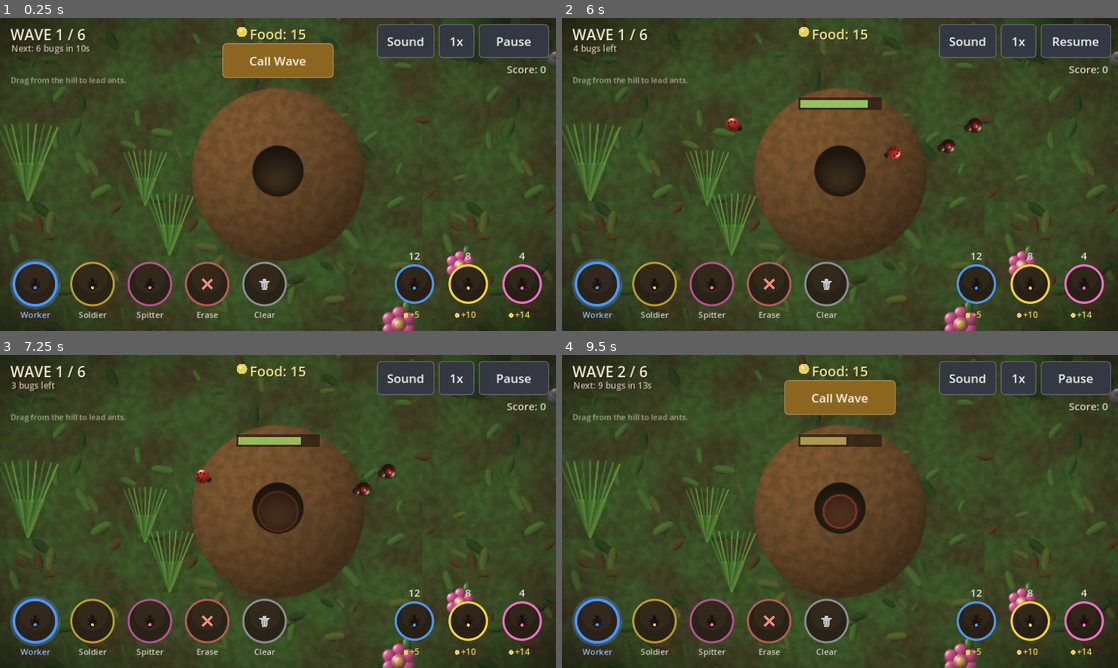
Above: before the commit, frames 1-4 (two rows, left to right).
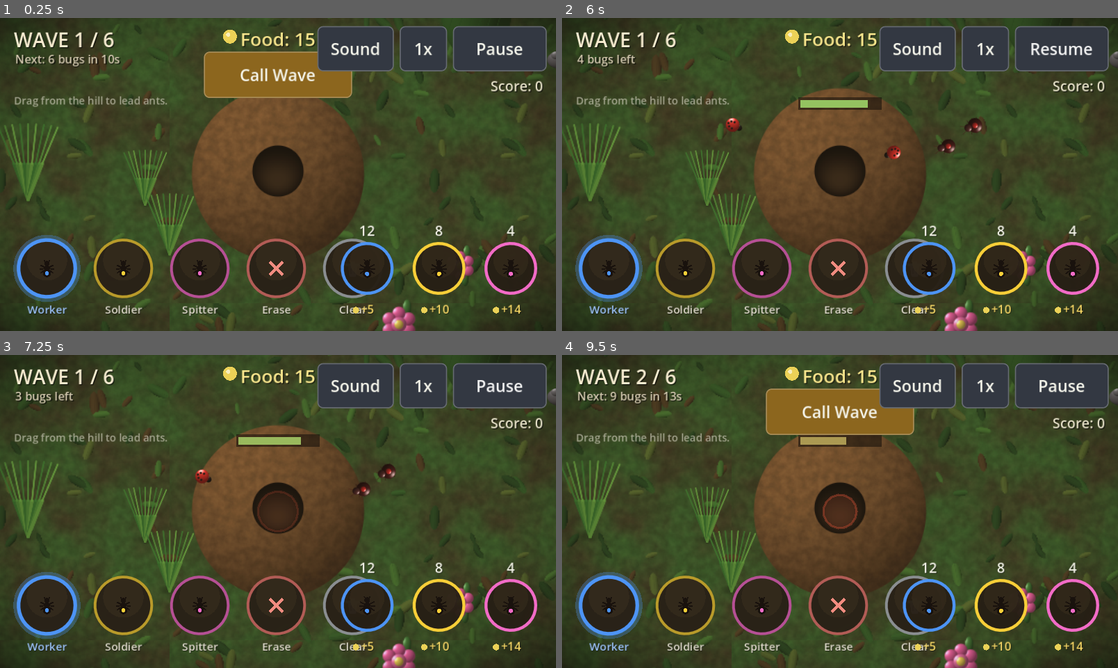
Above: after the commit, the same moments.

Repository: getarsenal/colony-commander
Game: Godot game, scene res://scenes/Main.tscn
Two runs of this game, one before a commit and one after it. Both use one fixed random seed, a clock stepped at 60 frames per second and the inputs below.
Inputs (mouse positions are in pixels of both pictures, inside the frame that each line leads up to):
- Up to frame 1 (0.25 s): no input
- Up to frame 2 (6 s): click "Call Wave" at 0.5 s; click "1x" at 1.25 s; click "2x" at 2 s; click "1x" at 2.75 s; click "2x" at 3.5 s; click "1x" at 4.25 s; click "2x" at 5 s; click "Pause" at 5.75 s
- Up to frame 3 (7.25 s): click "Resume" at 6.5 s
- Up to frame 4 (9.5 s): click "Sound" at 7.25 s; click "Muted" at 8 s; tap Enter at 8.75 s; drag from (595, 627) to (895, 442) at 8.77 s

The runs differ from the first frame. In frame 1, 24% of the frame differs, in the area x 0-100%, y 0-100%; in frame 2, 21%; in frame 3, 21%; in frame 4, 24%.

Commit message:
Bigger UI (smaller base res) + reliable cache-busting
- "Too small" fixed at the root: base viewport 1280x720 -> 960x540 so the whole
  UI scales up ~33% on phones. Camera zoom 2.6 -> 1.95 to keep the world framing
  and gameplay feel identical (UI scales with stretch only; world scales with
  stretch x zoom, so dropping zoom proportionally cancels the change for the
  world while the UI grows).
- Cache-busting: CI now renames the web assets per commit (index.<sha8>.wasm/
  pck/js/...) and repoints index.html, plus a no-cache hint on the HTML, so a
  deploy actually reaches the device instead of serving a stale cached pck.
  (This is why the previous HUD/Call-Wave fixes appeared "still broken".)

Verified bigger + non-overlapping at 844x390 via xvfb render; cache-bust rename/
sed verified locally (all refs resolve). Parses clean; smoke clean; web exported.

https://claude.ai/code/session_011hkUGhTeefueTvzyEjhAPX

Diff:
--- a/project.godot
+++ b/project.godot
@@ -18,8 +18,8 @@
 
 [display]
 
-window/size/viewport_width=1280
-window/size/viewport_height=720
+window/size/viewport_width=960
+window/size/viewport_height=540
 window/stretch/mode="canvas_items"
 window/stretch/aspect="expand"
 window/handheld/orientation="landscape"
--- a/scenes/main.gd
+++ b/scenes/main.gd
@@ -5,7 +5,7 @@
 ## ground + anthill + hill-HP ring; and routes the HUD's speed/pause/restart.
 extends Node2D
 
-const ZOOM := 2.6   # camera zoom — frames the colony close, like the original
+const ZOOM := 1.95  # base res shrank to 960x540 (bigger UI); zoom drops to match world framing
 
 var hill_pos := Vector2(640, 360)
 
Not shown, changed: export_presets.cfg
Not shown, changed: .github/workflows/deploy-web.yml
